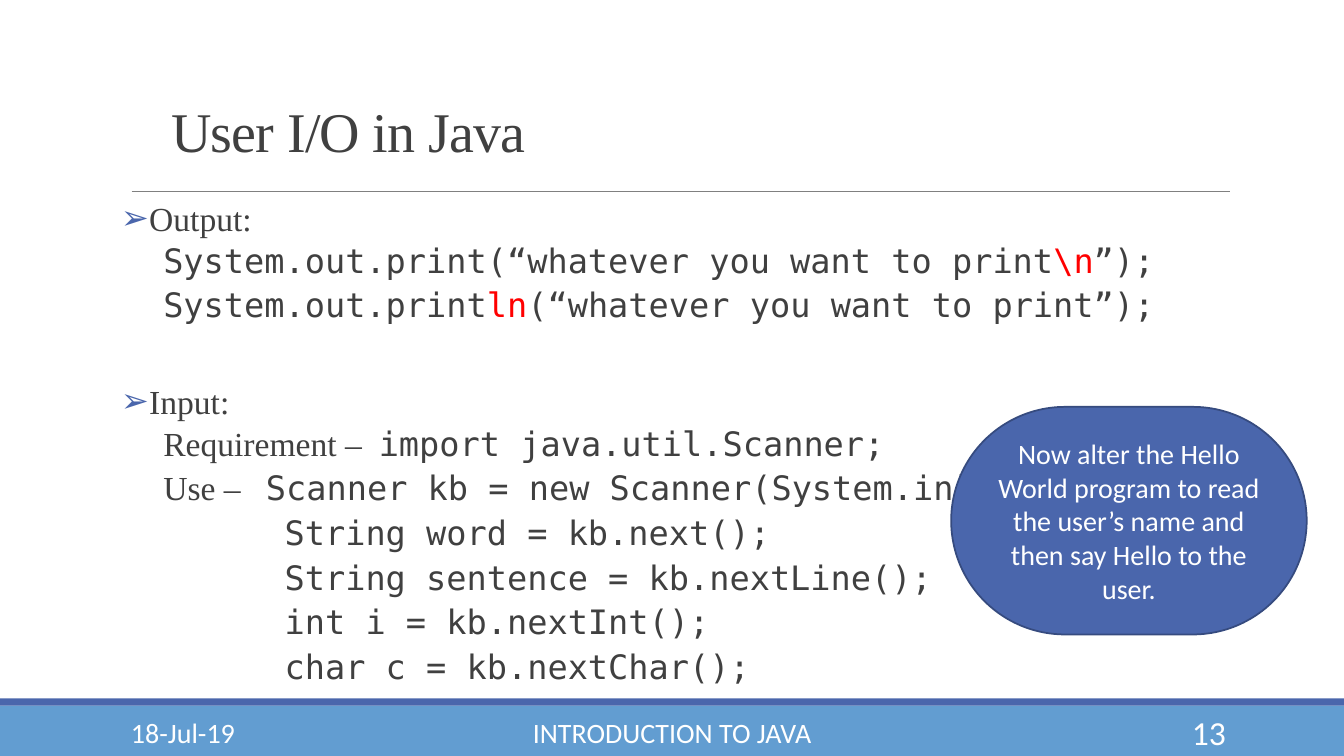
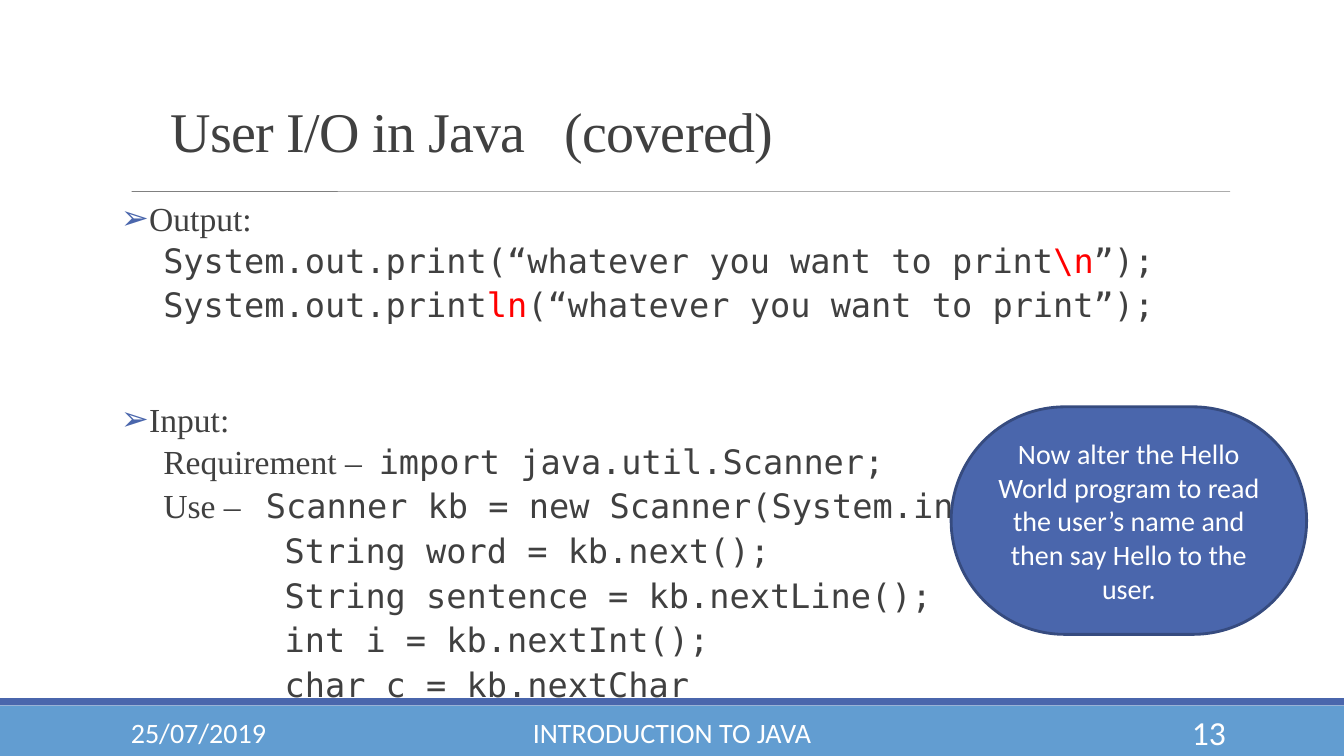
Before and after one commit to YashLele/JavaForWPU, a slide deck: slide 13 of Module 1 - OO Concepts and Prog Cons.pptx. Drawn at 1344x756 pixels with LibreOffice and Linux fonts; fonts in the diff are those of the drawing; background and template pictures are left out. Boxes give left, top, right and bottom in pixels: in the first picture for what was removed or moved away, otherwise in the second. Text is boxed around its words. In the diff, an @@ line names an element or a change of style, - is before the commit and + after.

```diff
--- a/Module 1 - OO Concepts and Prog Cons.pptx
+++ b/Module 1 - OO Concepts and Prog Cons.pptx
@@ text at [171, 113, 773, 163]: text changed @@
-User I/O in Java
+User I/O in Java (covered)
@@ line (132, 192) - (1230, 192): stroke #808080 0.5 pt to #808080 0.51 pt @@
@@ text at [163, 247, 1155, 657]: list level 3 to 1 in "System.out.print(“whatever you want to print\n”);"; list level 3 to 1 in "System.out.println(“whatever you want to print”);"; list level 3 to 1 in "Requirement – import java.util.Scanner;"; list level 3 to 1 in "Use – Scanner kb = ..."; list level 3 to 1 in "String word = kb.next();"; list level 3 to 1 in "String sentence = kb.nextLine();"; list level 3 to 1 in "int i = kb.nextInt();" @@
@@ rounded rectangle "Now alter the Hello World ..." at [952, 407, 1308, 635]: outline #374B7F 1.25 pt to #374B7F 2 pt @@
@@ text at [285, 671, 689, 704]: text changed @@
-    char c = kb.nextChar();
+char c = kb.nextChar
@@ text at [131, 723, 266, 744]: text changed @@
-18-Jul-19
+25/07/2019
```
Also in this commit, not shown: 18 other slides changed.
